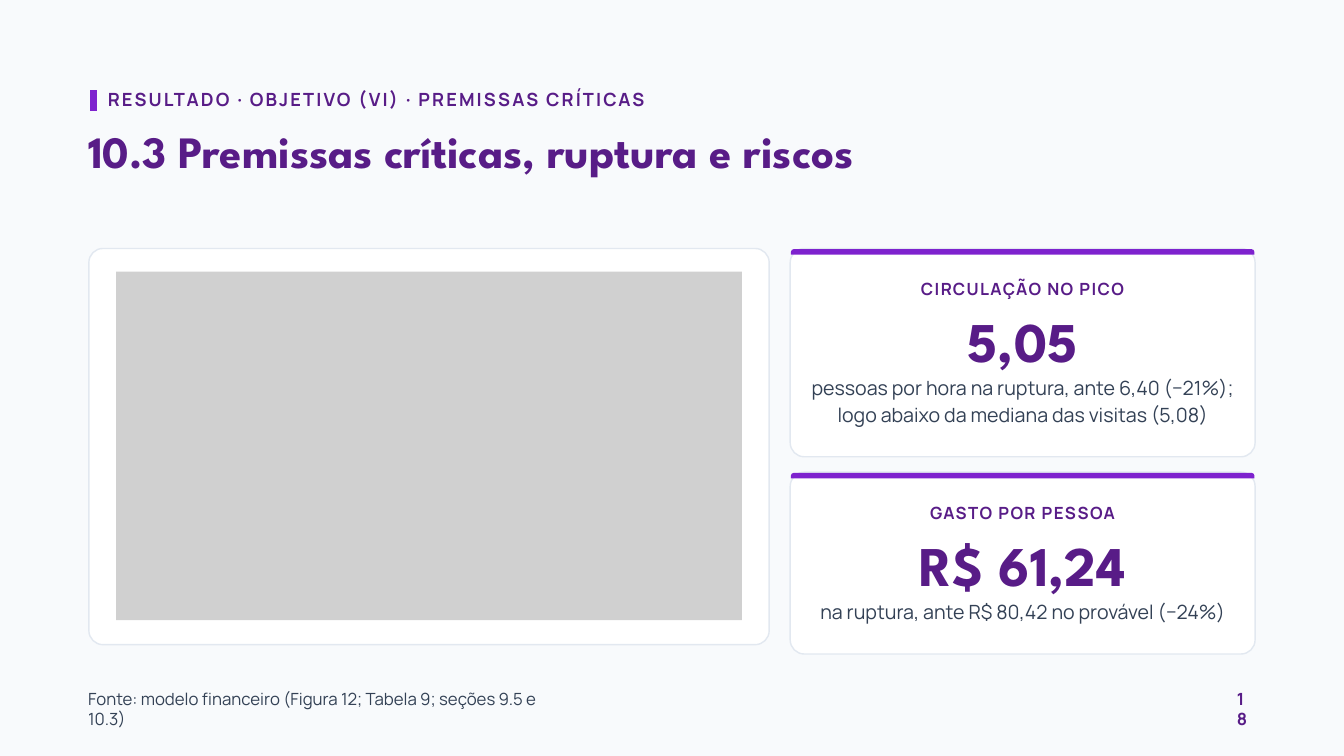
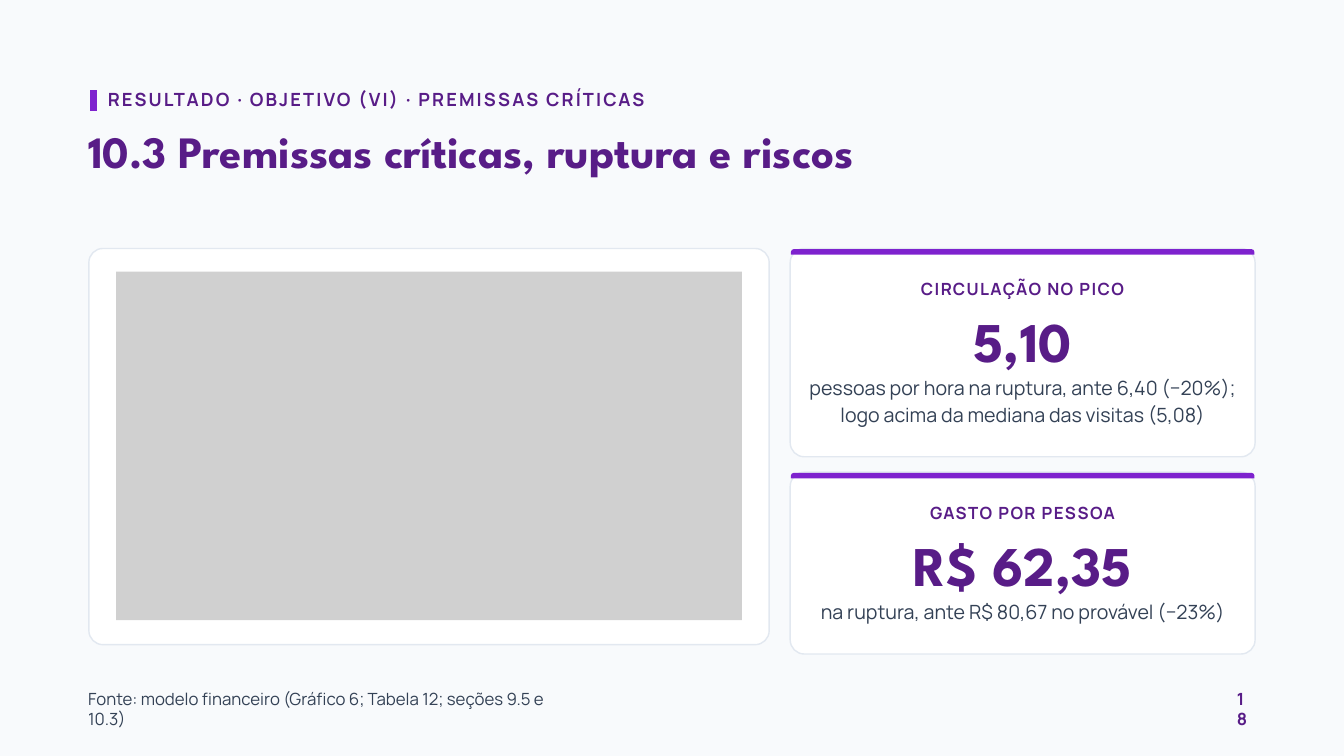
Before and after one commit to eusouopeu/interludio, a slide deck: slide 18 of apresentacao/slides-vfinal.pptx. Drawn at 1344x756 pixels with LibreOffice and Linux fonts; fonts in the diff are those of the drawing; grey boxes stand for pictures. Boxes give left, top, right and bottom in pixels: in the first picture for what was removed or moved away, otherwise in the second. Text is boxed around its words. In the diff, an @@ line names an element or a change of style, - is before the commit and + after.

```diff
--- a/apresentacao/slides-vfinal.pptx
+++ b/apresentacao/slides-vfinal.pptx
@@ text at (974, 324, 1072, 370): text changed @@
-5,05
+5,10
@@ text at (809, 379, 1236, 427): text changed @@
-pessoas por hora na ruptura, ante 6,40 (−21%); logo abaixo da mediana das visitas (5,08)
+pessoas por hora na ruptura, ante 6,40 (−20%); logo acima da mediana das visitas (5,08)
@@ text at (913, 543, 1132, 594): text changed @@
-R$ 61,24
+R$ 62,35
@@ text at (821, 603, 1224, 624): text changed @@
-na ruptura, ante R$ 80,42 no provável (−24%)
+na ruptura, ante R$ 80,67 no provável (−23%)
@@ text at (88, 691, 544, 728): text changed @@
-Fonte: modelo financeiro (Figura 12; Tabela 9; seções 9.5 e 10.3)
+Fonte: modelo financeiro (Gráfico 6; Tabela 12; seções 9.5 e 10.3)
```
Also in this commit, not shown: 8 other slides changed, 1 other file.
